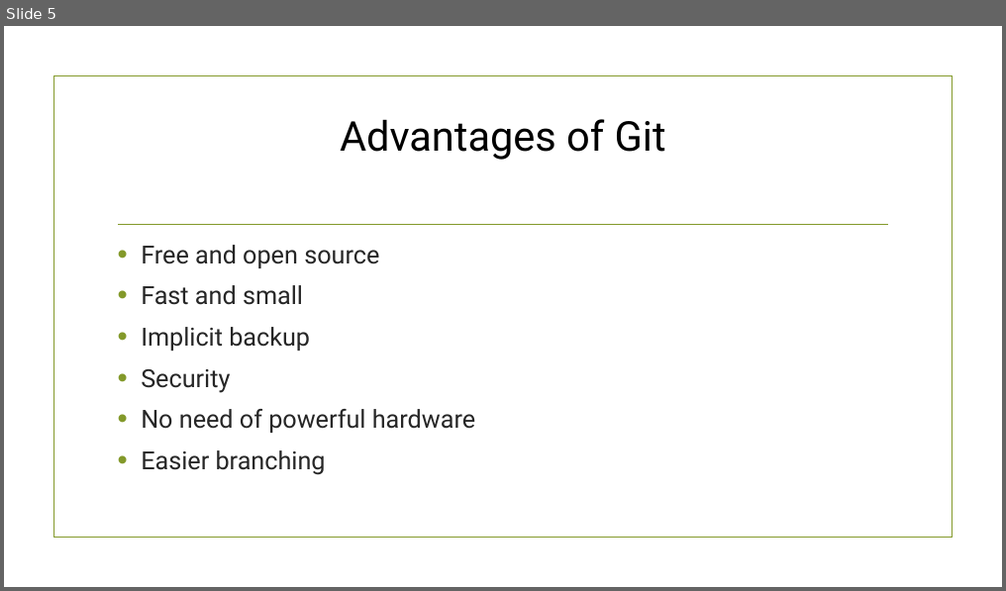
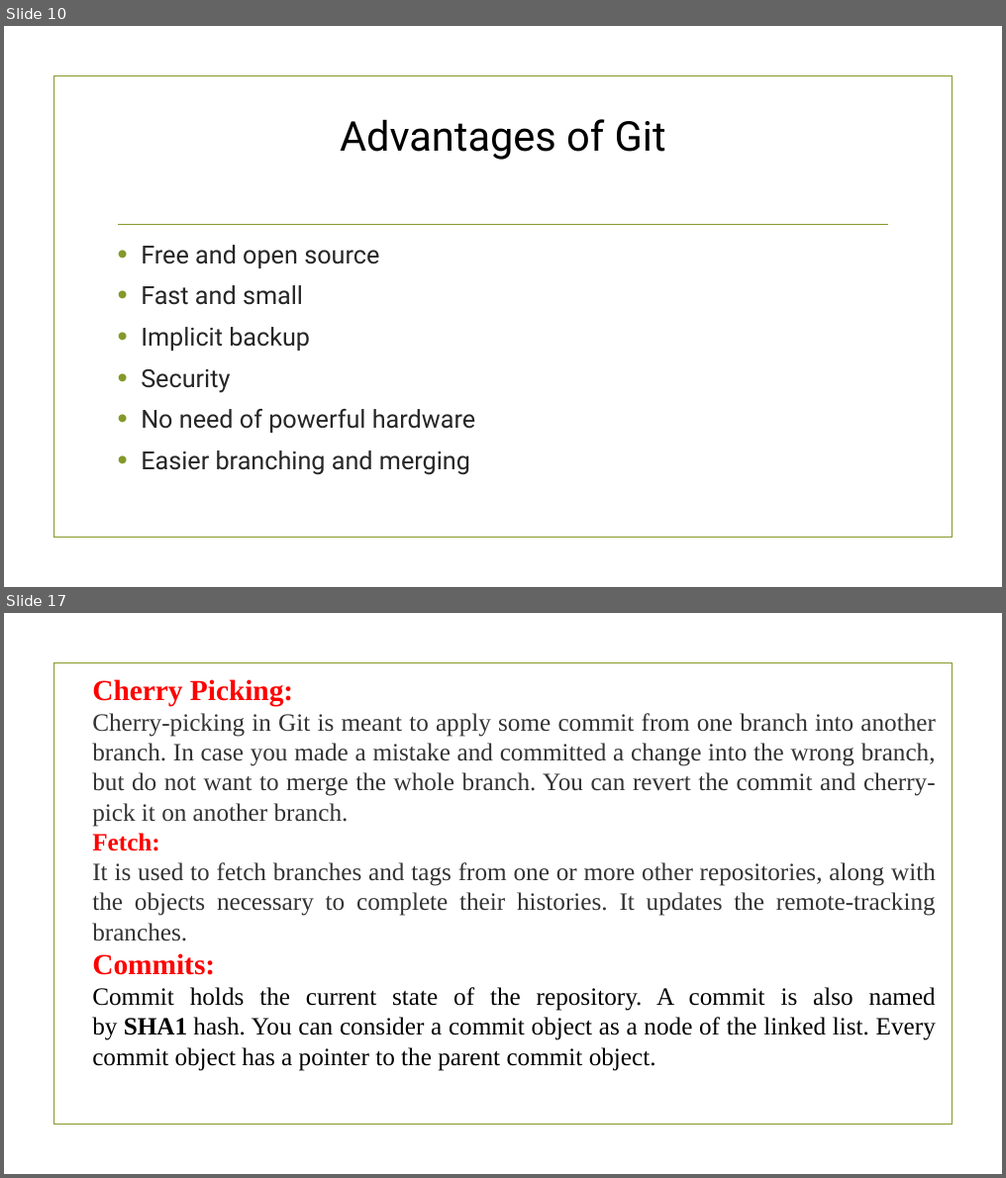
Before and after one commit to amishagupta-11/LearnGit, a slide deck: git.pptx. Shown one above the other, each under a label of ours: slide 5 before the commit, slides 10 and 17 after it; the slides between them are not shown. The pictures are 1006x591 and 1006x1178 pixels, drawn with LibreOffice and Linux fonts; fonts in the diff are those of the drawing; background and template pictures are left out. Boxes give left, top, right and bottom in pixels: in the first picture for what was removed or moved away, otherwise in the second. Text is boxed around its words. In the diff, an @@ line names an element or a change of style, - is before the commit and + after.

```diff
--- a/git.pptx
+++ b/git.pptx
@@ slide 17 added at (4, 613, 1002, 1174), background picture (left out); not listed: 1 template element that a slide beside it also shows @@
@@ text added at (92, 679, 936, 1071), 24 pt, text #333333 @@
+Cherry Picking:
+Cherry-picking in Git is meant to apply some commit from one branch into another branch. In case you made a mistake and committed a change into the wrong branch, but do not want to merge the whole branch. You can revert the commit and cherry-pick it on another branch.
+Fetch:
+It is used to fetch branches and tags from one or more other repositories, along with the objects necessary to complete their histories. It updates the remote-tracking branches.
+Commits:
+Commit holds the current state of the repository. A commit is also named by SHA1 hash. You can consider a commit object as a node of the linked list. Every commit object has a pointer to the parent commit object.
@@ what was slide 5 is now slide 10 @@
@@ slide 10 changed as well @@
@@ text at (141, 451, 470, 475): text changed @@
-• Easier branching
+• Easier branching and merging
```
Also in this commit, not shown: 6 other slides changed, 33 other slides added.
